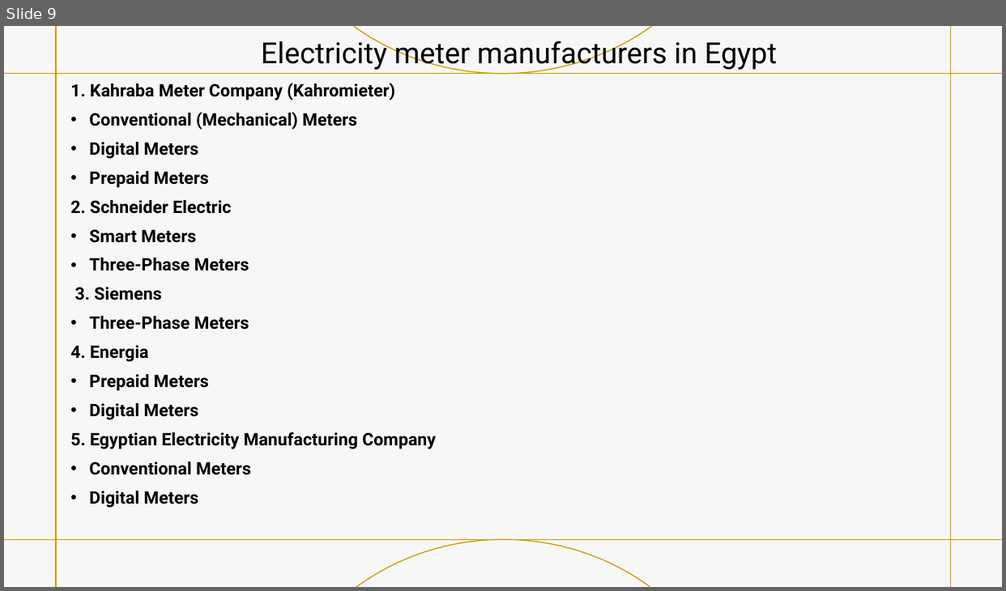
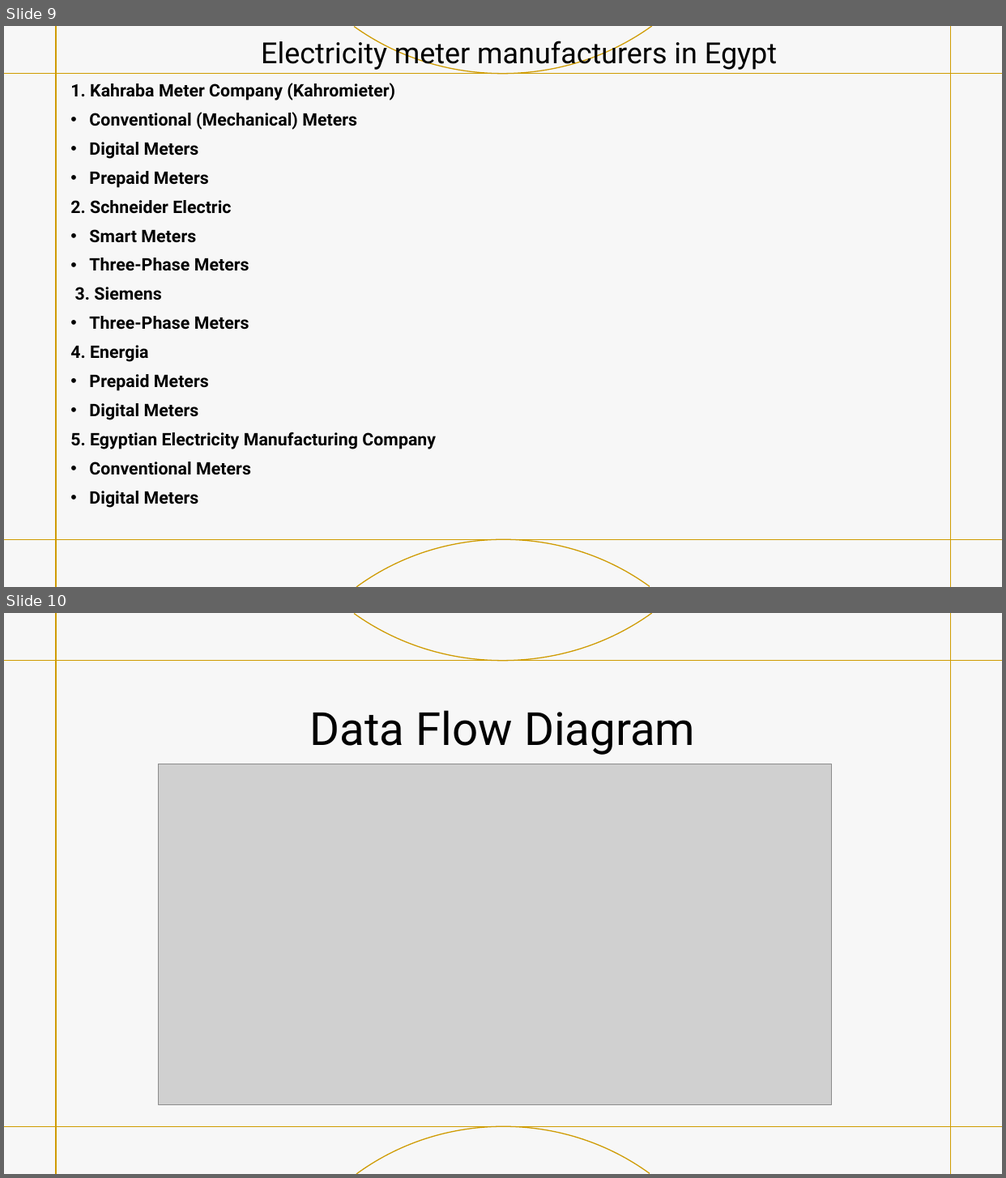
Before and after one commit to Joseph-George1/College_projects, a slide deck: el project.pptx. Shown one above the other, each under a label of ours: slide 9 before the commit, slides 9 and 10 after it. The pictures are 1006x591 and 1006x1178 pixels, drawn with LibreOffice and Linux fonts; fonts in the diff are those of the drawing; grey boxes stand for pictures. Boxes give left, top, right and bottom in pixels: in the first picture for what was removed or moved away, otherwise in the second. Text is boxed around its words. In the diff, an @@ line names an element or a change of style, - is before the commit and + after.

Commit message:
Add files via upload
diagrams

```diff
--- a/el project.pptx
+++ b/el project.pptx
@@ slide 10 added at <box>4,613,1002,1174</box>, background #FFFFFF; not listed: 7 template elements that a slide beside it also shows @@
@@ title added at <box>310,710,695,755</box>, 44 pt, text #000000 @@
+Data Flow Diagram
@@ picture added at <box>159,764,832,1105</box> @@
```
Also in this commit, not shown: 2 slides changed, 1 other slide added.
